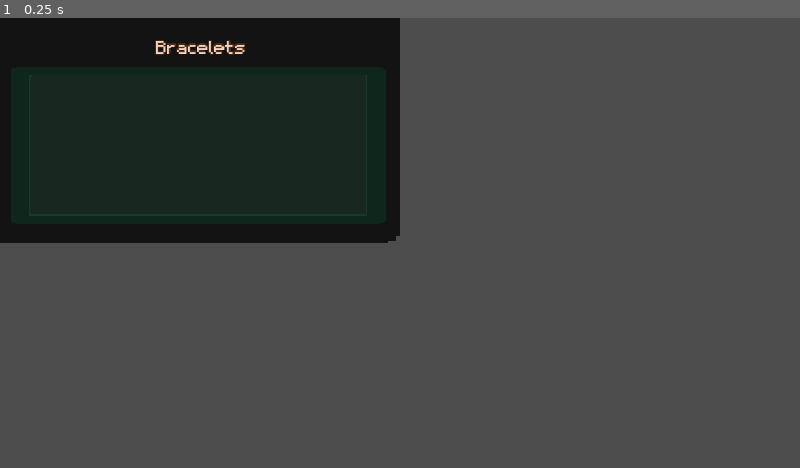
Above: before the commit, frame 1.
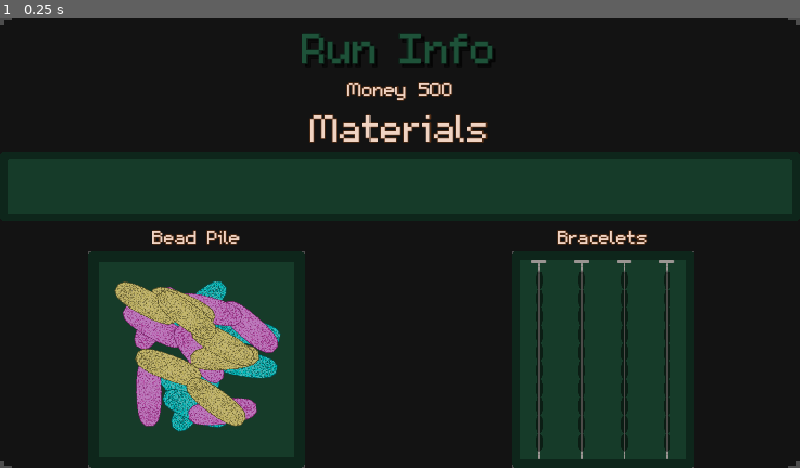
Above: after the commit, the same moment.

Repository: Splashy-Inc/caddishack
Game: Godot game, scene res://SCENES/CRAFT_STATION/run_info_menu.tscn
Two runs of this game, one before a commit and one after it. Both use one fixed random seed, a clock stepped at 60 frames per second and the inputs below. This scene is started directly instead of the project's main scene.
Inputs:
- Up to frame 1 (0.25 s): no input

The runs differ from the first frame. In frame 1, 76% of the frame differs, in the area x 0-100%, y 0-100%.

Commit message:
Run info menu first functional pass

Diff:
--- a/SCENES/CRAFT_STATION/complete_bracelet_panel.tscn
+++ b/SCENES/CRAFT_STATION/complete_bracelet_panel.tscn
@@ -5,7 +5,6 @@
 [ext_resource type="PackedScene" uid="uid://8vogira8ngwj" path="res://SCENES/CRAFT_STATION/bracelet.tscn" id="2_nkcb3"]
 
 [node name="CompleteBraceletPanel" type="Node2D"]
-position = Vector2(142, 141)
 script = ExtResource("1_wr2mv")
 
 [node name="Background" type="Sprite2D" parent="."]
--- a/SCENES/CRAFT_STATION/run_info_menu.tscn
+++ b/SCENES/CRAFT_STATION/run_info_menu.tscn
@@ -1,11 +1,13 @@
-[gd_scene load_steps=8 format=3 uid="uid://cnkctrxffor63"]
+[gd_scene load_steps=12 format=3 uid="uid://cnkctrxffor63"]
 
 [ext_resource type="Texture2D" uid="uid://bnp2q0bxwdejl" path="res://ASSETS/Art/GUI/Black_Semi_Trans.png" id="1_qu5lf"]
+[ext_resource type="Script" path="res://SCRIPTS/CRAFT_STATION/run_info_menu.gd" id="1_vgp1s"]
 [ext_resource type="LabelSettings" uid="uid://bnqjqtejx428p" path="res://RESOURCES/text_title.tres" id="2_e7rc2"]
-[ext_resource type="LabelSettings" path="res://RESOURCES/text_subtitle.tres" id="3_diuyp"]
+[ext_resource type="LabelSettings" uid="uid://drl3m8g6bkhol" path="res://RESOURCES/text_subtitle.tres" id="3_diuyp"]
 [ext_resource type="FontFile" uid="uid://di1ynwh6doxnf" path="res://ASSETS/Font/m5x7.ttf" id="4_grp5l"]
 [ext_resource type="Texture2D" uid="uid://db11hpcy64lw3" path="res://ASSETS/Art/CRAFT_STATION/Bead_Play.png" id="5_wqhf1"]
-[ext_resource type="Texture2D" uid="uid://dtvhfr22op0fb" path="res://ASSETS/Art/CRAFT_STATION/Bead_Pile.png" id="6_pevv7"]
+[ext_resource type="PackedScene" uid="uid://cmerjff0e20um" path="res://SCENES/CRAFT_STATION/bead_pile.tscn" id="6_8qbhg"]
+[ext_resource type="PackedScene" uid="uid://bqmyglx3n5yyp" path="res://SCENES/CRAFT_STATION/complete_bracelet_panel.tscn" id="8_kiesg"]
 
 [sub_resource type="LabelSettings" id="LabelSettings_xkpss"]
 font = ExtResource("4_grp5l")
@@ -14,9 +16,16 @@
 outline_size = 5
 outline_color = Color(0.321569, 0.172549, 0.0745098, 1)
 
-[node name="RunInfoMenu" type="Node2D"]
+[sub_resource type="ViewportTexture" id="ViewportTexture_qdeey"]
+viewport_path = NodePath("VBoxContainer/HBoxContainer/BeadPileBox/BeadPile_Background/SubViewport")
 
-[node name="TextureRect" type="TextureRect" parent="."]
+[sub_resource type="ViewportTexture" id="ViewportTexture_028eo"]
+viewport_path = NodePath("VBoxContainer/HBoxContainer/BraceletsBox/Bracelet_Background/SubViewport")
+
+[node name="RunInfoMenu" type="CanvasLayer"]
+script = ExtResource("1_vgp1s")
+
+[node name="Background" type="TextureRect" parent="."]
 anchors_preset = 8
 anchor_left = 0.5
 anchor_top = 0.5
@@ -30,115 +39,95 @@
 grow_vertical = 2
 texture = ExtResource("1_qu5lf")
 
-[node name="Run Info" type="Label" parent="."]
-anchors_preset = 8
-anchor_left = 0.5
-anchor_top = 0.5
-anchor_right = 0.5
-anchor_bottom = 0.5
-offset_left = -155.5
-offset_top = -351.0
-offset_right = 155.5
-offset_bottom = -265.0
+[node name="VBoxContainer" type="VBoxContainer" parent="."]
+anchors_preset = 15
+anchor_right = 1.0
+anchor_bottom = 1.0
 grow_horizontal = 2
 grow_vertical = 2
+
+[node name="Title" type="Label" parent="VBoxContainer"]
+layout_mode = 2
 size_flags_vertical = 0
 text = "Run Info"
 label_settings = ExtResource("2_e7rc2")
+horizontal_alignment = 1
 
-[node name="Money" type="Node" parent="."]
+[node name="MoneyBox" type="HBoxContainer" parent="VBoxContainer"]
+layout_mode = 2
+theme_override_constants/separation = 20
+alignment = 1
 
-[node name="Money_label" type="Label" parent="Money"]
-offset_left = -135.0
-offset_top = -236.0
-offset_right = -39.0
-offset_bottom = -198.0
+[node name="Label" type="Label" parent="VBoxContainer/MoneyBox"]
+layout_mode = 2
 text = "Money"
 label_settings = ExtResource("3_diuyp")
 
-[node name="#" type="Label" parent="Money"]
-offset_left = 77.0
-offset_top = -236.0
-offset_right = 117.0
-offset_bottom = -198.0
+[node name="Value" type="Label" parent="VBoxContainer/MoneyBox"]
+layout_mode = 2
 text = "#"
 label_settings = ExtResource("3_diuyp")
 
-[node name="Materials" type="Node" parent="."]
+[node name="MaterialsBox" type="VBoxContainer" parent="VBoxContainer"]
+layout_mode = 2
 
-[node name="Materials_label" type="Label" parent="Materials"]
-anchors_preset = 8
-anchor_left = 0.5
-anchor_top = 0.5
-anchor_right = 0.5
-anchor_bottom = 0.5
-offset_left = -784.0
-offset_top = -551.0
-offset_right = -496.0
-offset_bottom = -475.0
-grow_horizontal = 2
-grow_vertical = 2
+[node name="Label" type="Label" parent="VBoxContainer/MaterialsBox"]
+layout_mode = 2
 text = "Materials"
 label_settings = SubResource("LabelSettings_xkpss")
-metadata/_edit_use_anchors_ = true
+horizontal_alignment = 1
 
-[node name="container_background" type="Sprite2D" parent="Materials"]
-position = Vector2(0, -57)
-scale = Vector2(1.65, 1)
+[node name="Panel" type="TextureRect" parent="VBoxContainer/MaterialsBox"]
+layout_mode = 2
 texture = ExtResource("5_wqhf1")
 
-[node name="Materials_Panel_Container" type="PanelContainer" parent="Materials"]
-anchors_preset = 8
-anchor_left = 0.5
-anchor_top = 0.5
-anchor_right = 0.5
-anchor_bottom = 0.5
-offset_left = -1254.5
-offset_top = -454.0
-offset_right = -35.5
-offset_bottom = -380.0
-grow_horizontal = 2
-grow_vertical = 2
-metadata/_edit_use_anchors_ = true
+[node name="HBoxContainer" type="HBoxContainer" parent="VBoxContainer"]
+layout_mode = 2
+size_flags_vertical = 3
+theme_override_constants/separation = 20
 
-[node name="Bead_Pile" type="Node" parent="."]
+[node name="BeadPileBox" type="VBoxContainer" parent="VBoxContainer/HBoxContainer"]
+layout_mode = 2
+size_flags_horizontal = 3
 
-[node name="Bead_Pile_Label" type="Label" parent="Bead_Pile"]
-offset_left = -392.0
-offset_top = 23.0
-offset_right = -251.0
-offset_bottom = 61.0
+[node name="Bead_Pile_Label" type="Label" parent="VBoxContainer/HBoxContainer/BeadPileBox"]
+layout_mode = 2
 text = "Bead Pile"
 label_settings = ExtResource("3_diuyp")
+horizontal_alignment = 1
 
-[node name="BeadPile_Background" type="Sprite2D" parent="Bead_Pile"]
-position = Vector2(-317, 204)
-scale = Vector2(3, 1.25)
-texture = ExtResource("6_pevv7")
+[node name="BeadPile_Background" type="TextureRect" parent="VBoxContainer/HBoxContainer/BeadPileBox"]
+layout_mode = 2
+size_flags_vertical = 3
+texture = SubResource("ViewportTexture_qdeey")
+expand_mode = 2
+stretch_mode = 5
 
-[node name="Bead_Pile_Panel_Container" type="PanelContainer" parent="Bead_Pile"]
-offset_left = -585.0
-offset_top = 92.0
-offset_right = -48.0
-offset_bottom = 314.0
+[node name="SubViewport" type="SubViewport" parent="VBoxContainer/HBoxContainer/BeadPileBox/BeadPile_Background"]
+size = Vector2i(200, 200)
 
-[node name="Bracelets" type="Node" parent="."]
+[node name="BeadPile" parent="VBoxContainer/HBoxContainer/BeadPileBox/BeadPile_Background/SubViewport" instance=ExtResource("6_8qbhg")]
+position = Vector2(100, 100)
 
-[node name="Bracelets_Label" type="Label" parent="Bracelets"]
-offset_left = 250.0
-offset_top = 25.0
-offset_right = 394.0
-offset_bottom = 63.0
+[node name="BraceletsBox" type="VBoxContainer" parent="VBoxContainer/HBoxContainer"]
+layout_mode = 2
+size_flags_horizontal = 3
+
+[node name="Bracelets_Label" type="Label" parent="VBoxContainer/HBoxContainer/BraceletsBox"]
+layout_mode = 2
 text = "Bracelets"
 label_settings = ExtResource("3_diuyp")
+horizontal_alignment = 1
 
-[node name="Bracelet_Background" type="Sprite2D" parent="Bracelets"]
-position = Vector2(317, 204)
-scale = Vector2(3, 1.25)
-texture = ExtResource("6_pevv7")
+[node name="Bracelet_Background" type="TextureRect" parent="VBoxContainer/HBoxContainer/BraceletsBox"]
+layout_mode = 2
+size_flags_vertical = 3
+texture = SubResource("ViewportTexture_028eo")
+expand_mode = 2
+stretch_mode = 5
 
-[node name="Bracelet_Panel_Container" type="PanelContainer" parent="Bracelets"]
-offset_left = 49.0
-offset_top = 92.0
-offset_right = 586.0
-offset_bottom = 314.0
+[node name="SubViewport" type="SubViewport" parent="VBoxContainer/HBoxContainer/BraceletsBox/Bracelet_Background"]
+size = Vector2i(214, 254)
+
+[node name="CompleteBraceletPanel" parent="VBoxContainer/HBoxContainer/BraceletsBox/Bracelet_Background/SubViewport" instance=ExtResource("8_kiesg")]
+position = Vector2(107, 127)
--- /dev/null
+++ b/SCRIPTS/CRAFT_STATION/run_info_menu.gd
@@ -0,0 +1,21 @@
+extends CanvasLayer
+
+class_name RunInfoMenu
+
+@onready var money_value: Label = $VBoxContainer/MoneyBox/Value
+@onready var bead_pile: BeadPile = $VBoxContainer/HBoxContainer/BeadPileBox/BeadPile_Background/SubViewport/BeadPile
+@onready var complete_bracelet_panel: BraceletContainer = $VBoxContainer/HBoxContainer/BraceletsBox/Bracelet_Background/SubViewport/CompleteBraceletPanel
+
+
+# Called when the node enters the scene tree for the first time.
+func _ready() -> void:
+	load_run_info()
+
+# Called every frame. 'delta' is the elapsed time since the previous frame.
+func _process(delta: float) -> void:
+	pass
+
+func load_run_info():
+	money_value.text = str(Globals.run_info.money)
+	bead_pile.set_beads(Globals.run_info.bead_pile)
+	complete_bracelet_panel.fill_bracelets(Globals.run_info.bracelets)
Not shown: 1 places in RESOURCES/text_subtitle.tres that only renumber resources
Not shown: 1 places in SCENES/GUI/main_menu.tscn that only renumber resources
